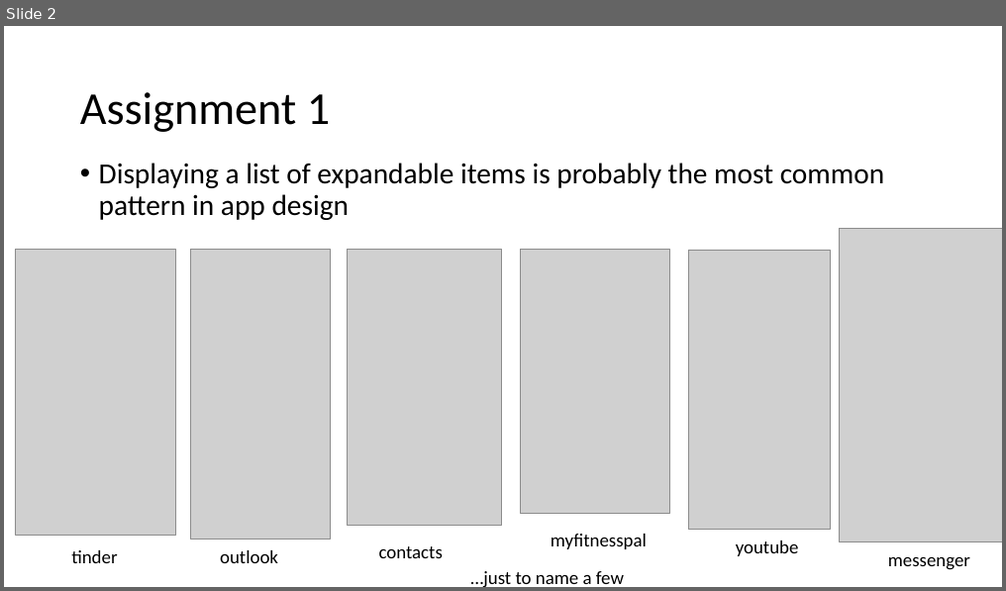
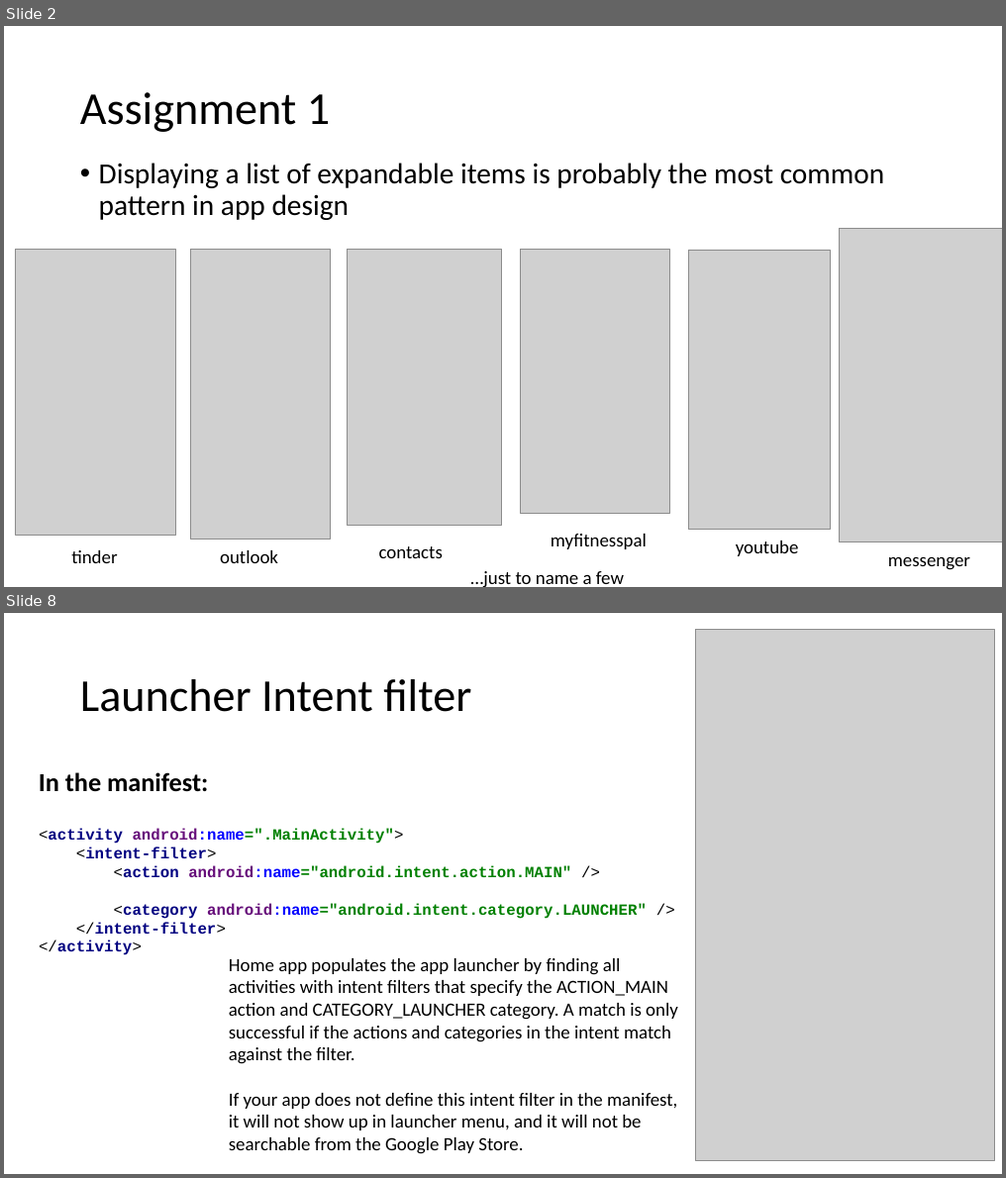
Before and after one commit to russellu/cs230, a slide deck: Lecture_05.pptx. Shown one above the other, each under a label of ours: slide 2 before the commit, slides 2 and 8 after it; the slides between them are not shown. The pictures are 1006x591 and 1006x1178 pixels, drawn with LibreOffice and Linux fonts; fonts in the diff are those of the drawing; grey boxes stand for pictures. Boxes give left, top, right and bottom in pixels: in the first picture for what was removed or moved away, otherwise in the second. Text is boxed around its words. In the diff, an @@ line names an element or a change of style, - is before the commit and + after.

```diff
--- a/Lecture_05.pptx
+++ b/Lecture_05.pptx
@@ slide 8 added at <box>4,613,1002,1174</box>, background #FFFFFF @@
@@ picture added at <box>695,630,994,1161</box> @@
@@ title added at <box>80,679,471,712</box>, 44 pt, text #000000 @@
+Launcher Intent filter
@@ text added at <box>39,772,208,792</box>, 25 pt, text #000000, bold @@
+In the manifest:
@@ text added at <box>39,828,647,956</box>, 15 pt, text #008000, bold @@
+<activity android:name=".MainActivity">
+<intent-filter>
+<action android:name="android.intent.action.MAIN" />
+<category android:name="android.intent.category.LAUNCHER" />
+</intent-filter>
+</activity>
@@ text added at <box>229,959,678,1155</box>, 18 pt, text #000000 @@
+Home app populates the app launcher by finding all activities with intent filters that specify the ACTION_MAIN action and CATEGORY_LAUNCHER category. A match is only successful if the actions and categories in the intent match against the filter.
+If your app does not define this intent filter in the manifest, it will not show up in launcher menu, and it will not be searchable from the Google Play Store.
```
Also in this commit, not shown: 4 slides changed, 3 other slides added, 1 slide removed, 4 other files.
